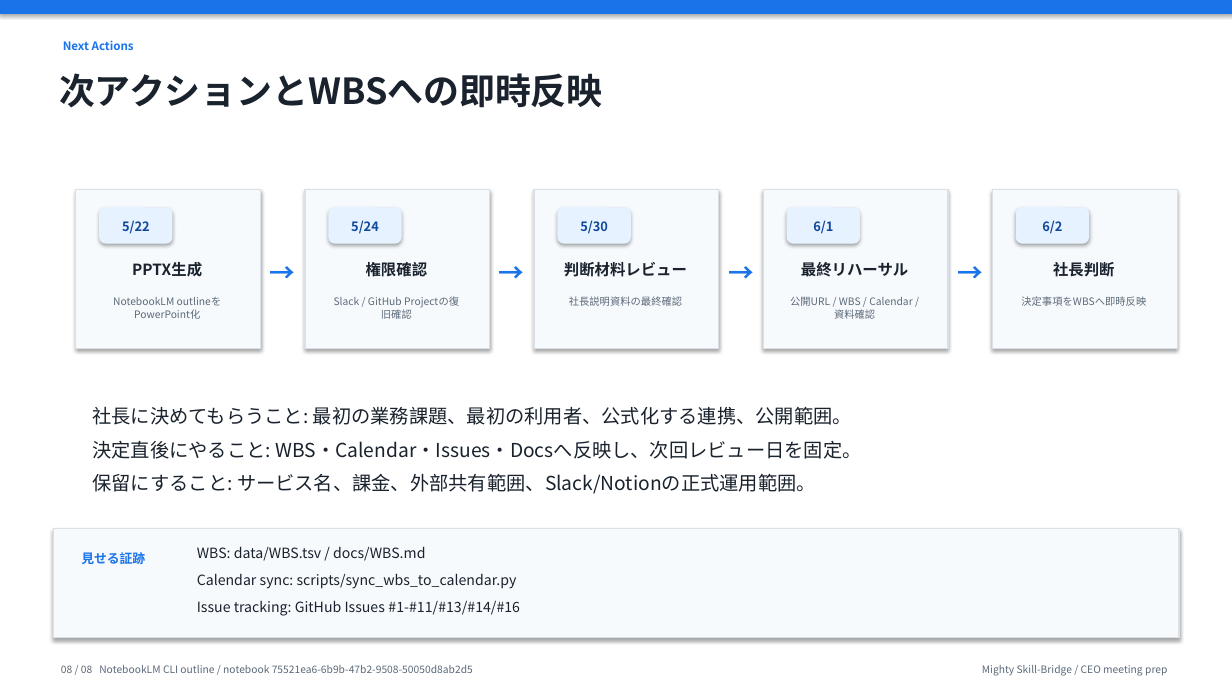
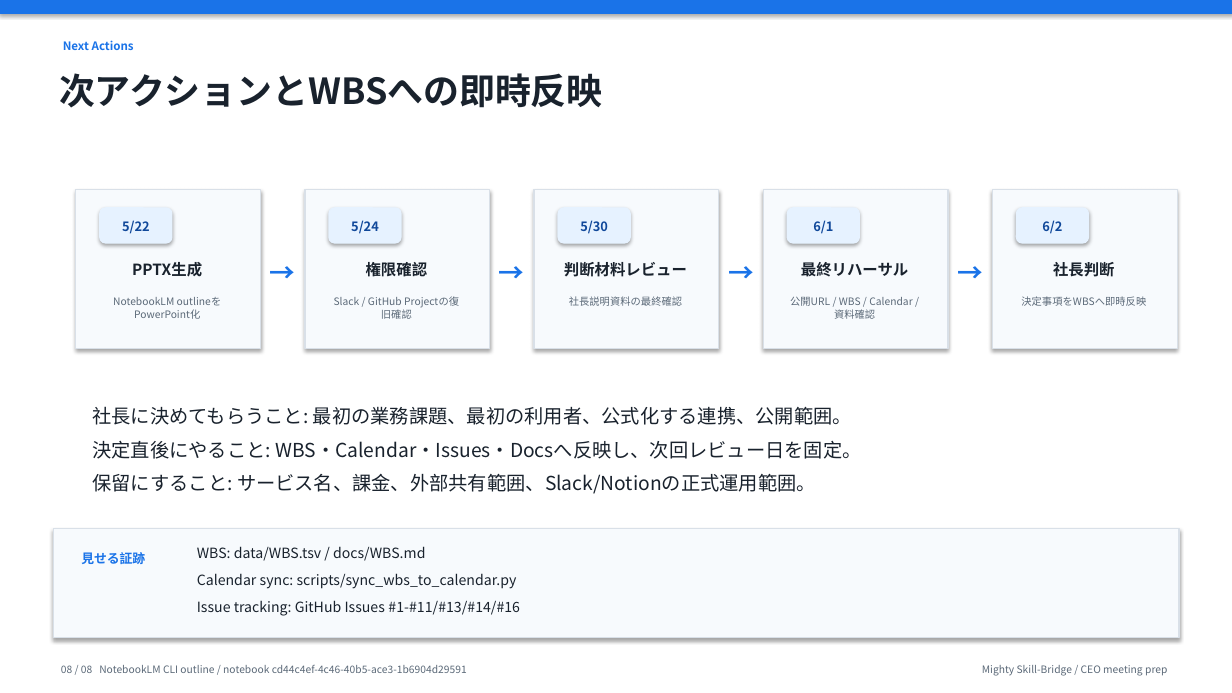
Before and after one commit to kanta13jp1/mighty-link-ai-connect, a slide deck: slide 8 of exports/knowledge_flow/mighty_skill_bridge_ceo_presentation_2026-06-02.pptx. Drawn at 1232x693 pixels with LibreOffice and Linux fonts; fonts in the diff are those of the drawing. Boxes give left, top, right and bottom in pixels: in the first picture for what was removed or moved away, otherwise in the second. Text is boxed around its words. In the diff, an @@ line names an element or a change of style, - is before the commit and + after.

```diff
--- a/exports/knowledge_flow/mighty_skill_bridge_ceo_presentation_2026-06-02.pptx
+++ b/exports/knowledge_flow/mighty_skill_bridge_ceo_presentation_2026-06-02.pptx
@@ text at (x1=61, y1=665, x2=467, y2=673): text changed @@
-08 / 08 NotebookLM CLI outline / notebook 75521ea6-6b9b-47b2-9508-50050d8ab2d5
+08 / 08 NotebookLM CLI outline / notebook cd44c4ef-4c46-40b5-ace3-1b6904d29591
```
Also in this commit, not shown: 7 other slides changed, 25 other files.
